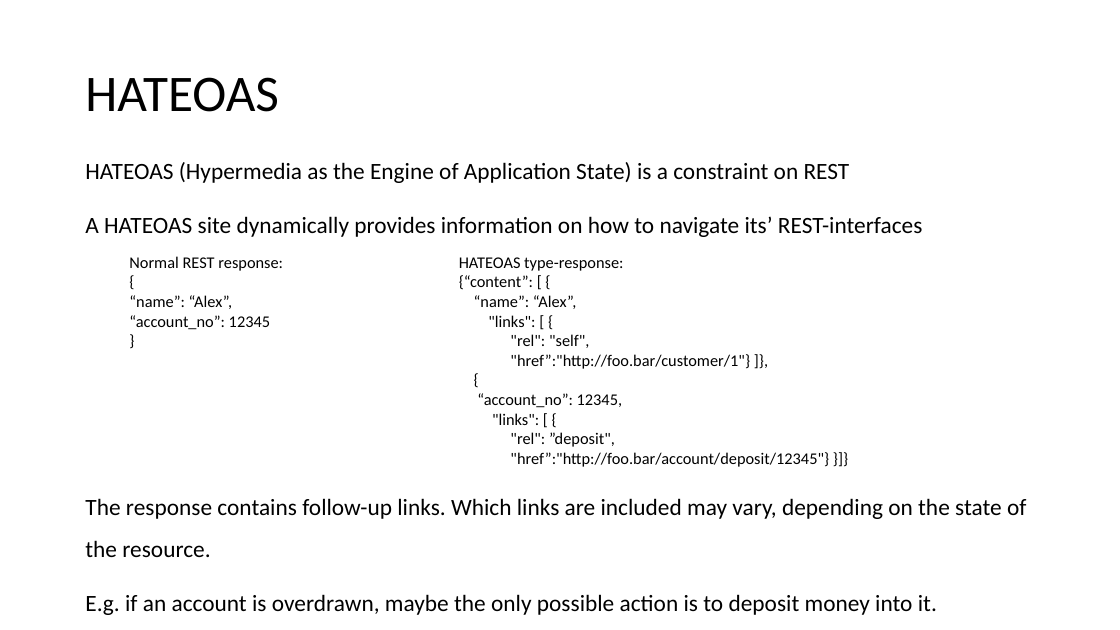
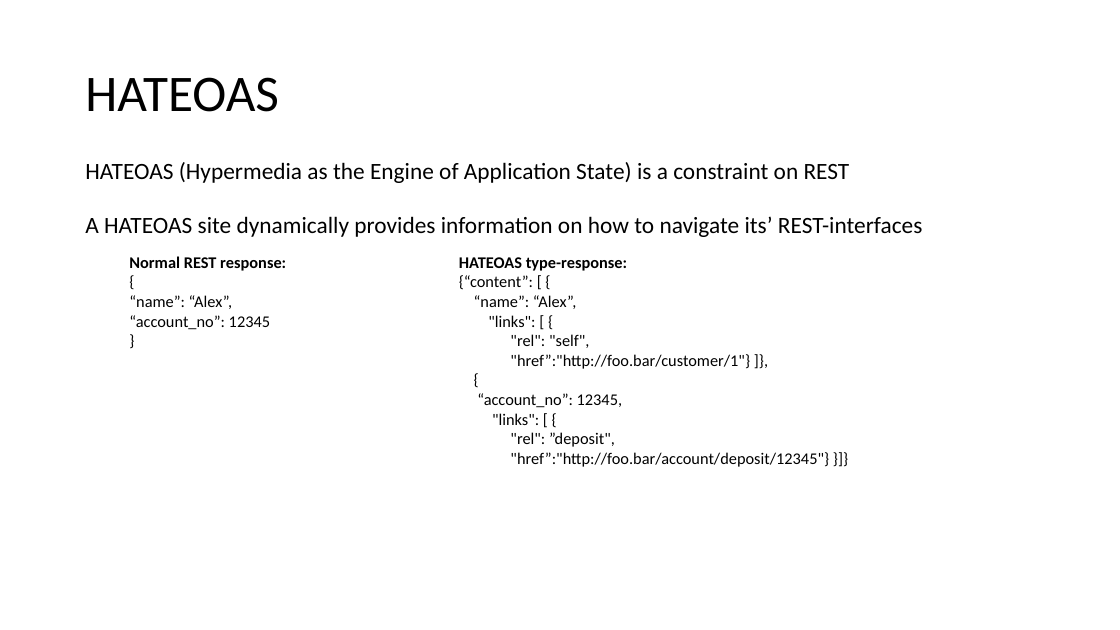
Before and after one commit to aludkiewicz/java_webapp_base, a slide deck: slide 31 of Webapp_java.pptx. Drawn at 1120x630 pixels with LibreOffice and Linux fonts; fonts in the diff are those of the drawing. Boxes give left, top, right and bottom in pixels: in the first picture for what was removed or moved away, otherwise in the second. Text is boxed around its words. In the diff, an @@ line names an element or a change of style, - is before the commit and + after.

```diff
--- a/Webapp_java.pptx
+++ b/Webapp_java.pptx
@@ text at (129, 256, 286, 271): bold on in "Normal REST response:" @@
@@ text at (459, 257, 627, 271): bold on in "HATEOAS type-response:" @@
@@ text at (85, 498, 1026, 615): paragraphs removed @@
-The response contains follow-up links. Which links are included may vary, depending on the state of the resource.
-E.g. if an account is overdrawn, maybe the only possible action is to deposit money into it.
```
Also in this commit, not shown: 3 other slides changed, 1 slide added, 1 other file.
